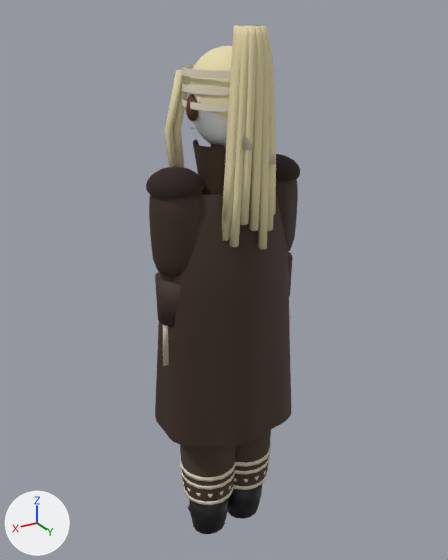
One commit to the glTF model public/models/fantasma.glb: the scene before it, then after it.
Both versions are drawn from a camera (50 mm lens) standing at (0.994, 1.642, 1.882) and looking at (-0.018, -0.045, 1.038). The axes (+X, +Y, +Z) are drawn at lower left. The lights are the same throughout. The first picture is the older version. Vertices at exactly the same position are counted once.

Names of what the first picture shows: 'head', 'part_MAT_CLOTH_bandage', 'part_MAT_CLOTH_coat_fantasma', 'part_MAT_CLOTH_coat_fantasma_in', 'part_MAT_CLOTH_dreads_kemi', 'part_MAT_CLOTH_pants_fantasma', 'part_MAT_LEATHER_boots_kemi' and 1 more.
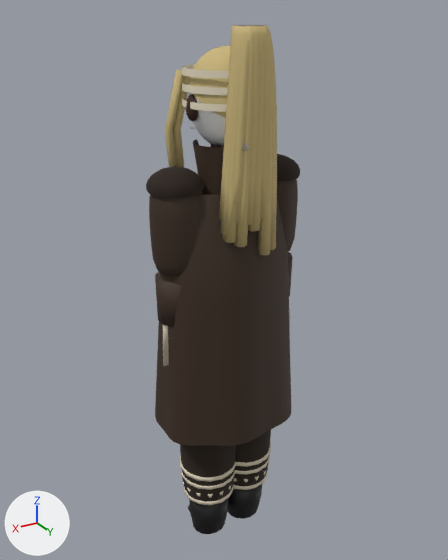
Edits to the bpy script that builds the scene:
```text
Change mat_mat_cloth_dreads_kemi:
    mat_mat_cloth_dreads_kemi.base_color: (0.797, 0.701, 0.41) -> (0.586, 0.465, 0.198)  # beige #e7daac -> yellow #c9b67b
Change me_part_mat_cloth_dreads_kemi:
    used by ob_part_mat_cloth_dreads_kemi; location = (0.0, 0.0, 0.0)
    remove me_part_mat_cloth_dreads_kemi.from_pydata(...)  # 1846 vertices, 3618 faces; spans x -0.148..0.148, y -0.132..0.181, z 1.216..1.851
    add me_part_mat_cloth_dreads_kemi.from_pydata(...)  # 2246 vertices, 4386 faces; spans x -0.148..0.148, y -0.132..0.186, z 1.196..1.851
    me_part_mat_cloth_dreads_kemi part 1: a new loose piece of 50 vertices spanning x -0.096..-0.013, y 0.104..0.16, z 1.2..1.851, in mat_mat_cloth_dreads_kemi (yellow #c9b67b)
    me_part_mat_cloth_dreads_kemi part 2: a new loose piece of 50 vertices spanning x -0.089..-0.011, y 0.112..0.168, z 1.249..1.851, in mat_mat_cloth_dreads_kemi (yellow #c9b67b)
    me_part_mat_cloth_dreads_kemi part 3: a new loose piece of 50 vertices spanning x -0.077..-0.006, y 0.12..0.176, z 1.273..1.851, in mat_mat_cloth_dreads_kemi (yellow #c9b67b)
    me_part_mat_cloth_dreads_kemi part 4: a new loose piece of 50 vertices spanning x -0.039..0.008, y 0.129..0.185, z 1.32..1.851, in mat_mat_cloth_dreads_kemi (yellow #c9b67b)
    me_part_mat_cloth_dreads_kemi part 5: 690 vertices moved from x -0.09..0.09, y 0.075..0.181, z 1.216..1.851 to x -0.06..0.096, y 0.07..0.186, z 1.216..1.851; 4 vertices removed from x -0.036..0.05, y 0.103..0.131, z 1.277..1.851; 54 vertices added at x -0.06..0.079, y 0.107..0.181, z 1.196..1.851
    other edits to the shape of me_part_mat_cloth_dreads_kemi do not show in these pictures
```

Where the change shows, as pixel boxes [x1, y1, x2, y2] in the pictures (448 x 560 px; the box of a moved part takes in the faces that stretch with it):
'part_MAT_CLOTH_dreads_kemi', recoloured, reshaped (beige to yellow): before [165, 25, 276, 249]; after [165, 25, 277, 255]
part 1 of me_part_mat_cloth_dreads_kemi, added: after [259, 25, 276, 250]
part 2 of me_part_mat_cloth_dreads_kemi, added: after [256, 25, 277, 236]
part 3 of me_part_mat_cloth_dreads_kemi, added (yellow): after [267, 26, 276, 230]
part 4 of me_part_mat_cloth_dreads_kemi, added (yellow): after [260, 26, 268, 218]
part 5 of me_part_mat_cloth_dreads_kemi, moved or reshaped: before [222, 25, 276, 249]; after [219, 25, 272, 255]
